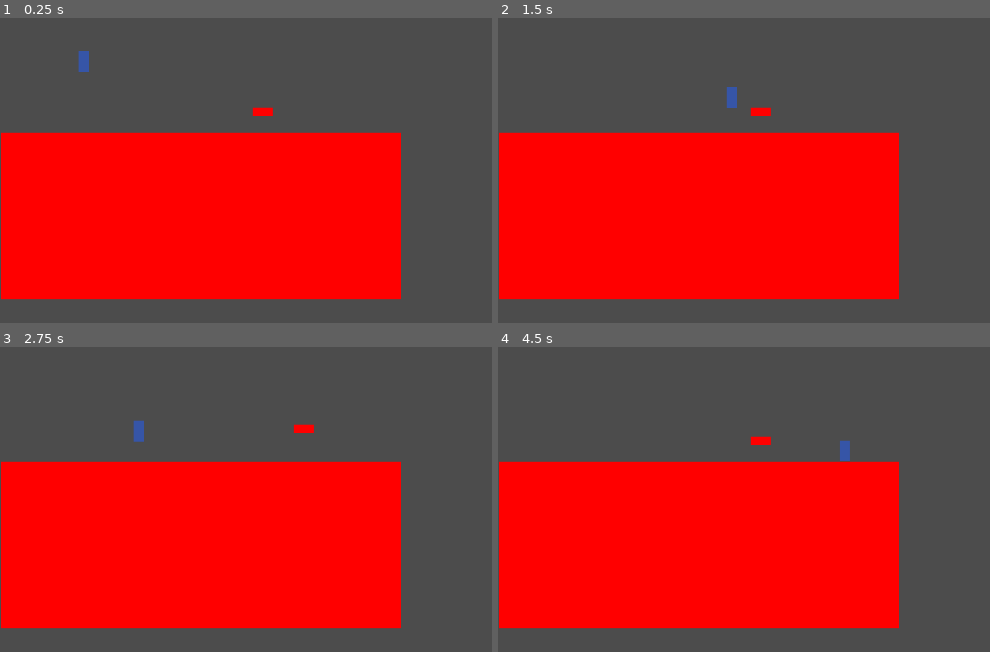
Above: before the commit, frames 1-4 (two rows, left to right).
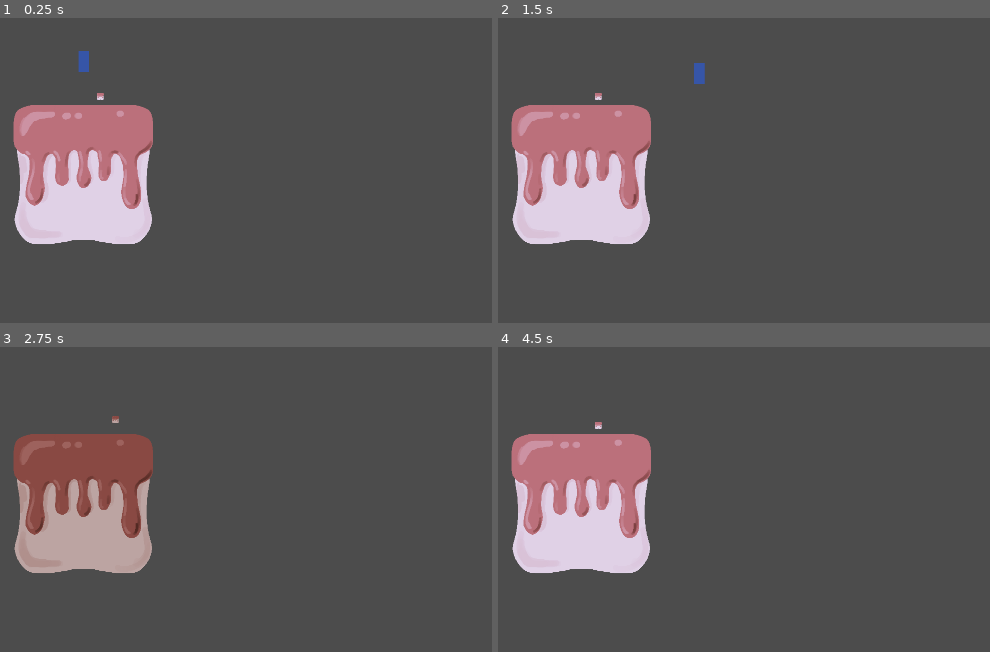
Above: after the commit, the same moments.

Repository: tactical-fluke/MoonJam2022.1
Game: Godot game, scene res://TestScene.tscn
Same seed, same stepped clock (60 frames per second), same inputs: the game is played once before the commit and once after it. The project has no main scene, so this scene is started directly.
Inputs:
- Up to frame 1 (0.25 s): no input
- Up to frame 2 (1.5 s): tap Enter at 0.5 s; hold D (walk_right) from 0.53 s (still down); tap X (switch_plane) at 0.6, 1.35 s; tap W (jump) at 0.77 s
- Up to frame 3 (2.75 s): tap W (jump) at 1.52 s; tap Space at 2 s; release D (walk_right) at 2.03 s; hold Left (walk_left) from 2.03 s (still down); tap X (switch_plane) at 2.1 s
- Up to frame 4 (4.5 s): release Left (walk_left) at 2.78 s; hold D (walk_right) 2.78-4.28 s; tap X (switch_plane) at 2.85, 3.6, 4.35 s; tap W (jump) at 3.02, 3.77 s; tap Enter at 4.25 s; hold Left (walk_left) from 4.28 s (still down)

The runs differ from the first frame. In frame 1, 47% of the frame differs, in the area x 0-82%, y 24-93%; in frame 2, 48%, in the area x 0-82%, y 14-93%; in frame 3, 47%; in frame 4, 48%.

Commit message:
Add tile aesthetic switching

Diff:
--- a/Platform.gd
+++ b/Platform.gd
@@ -2,26 +2,35 @@
 
 export (int, 0, 1) var enabled_plane = 0
 
-export (bool) var switchable
+export (bool) var persistent
 
 var plane_manager
 
+export (Texture) var plane_1_texture
+export (Texture) var plane_2_texture
+
 # Called when the node enters the scene tree for the first time.
 func _ready():
-	if switchable:
-		plane_manager = get_node("/root/root/PlaneManager")
-		if plane_manager != null:
-			plane_manager.connect("switched_plane", self, "_on_plane_switched")
-		else:
-			print("Could not find the PlaneManager")
+	plane_manager = get_node("/root/root/PlaneManager")
+	if plane_manager != null:
+		plane_manager.connect("switched_plane", self, "_on_plane_switched")
+	else:
+		print("Could not find the PlaneManager")
 
-		_on_plane_switched(0)
+	_on_plane_switched(0)
+	$Sprite.texture = plane_1_texture
 
 
 func _on_plane_switched(plane):
-	if plane != enabled_plane:
-		$CollisionShape2D.call_deferred("set_disabled", true)
-		hide()
+	if !persistent:
+		if plane != enabled_plane:
+			$CollisionShape2D.call_deferred("set_disabled", true)
+			hide()
+		else:
+			$CollisionShape2D.call("set_disabled", false)
+			show()
 	else:
-		$CollisionShape2D.call("set_disabled", false)
-		show()
+		if plane == 0:
+			$Sprite.texture = plane_1_texture
+		else:
+			$Sprite.texture = plane_2_texture
--- a/Platform.tscn
+++ b/Platform.tscn
@@ -1,9 +1,10 @@
-[gd_scene load_steps=3 format=2]
+[gd_scene load_steps=4 format=2]
 
 [ext_resource path="res://Platform.gd" type="Script" id=1]
+[ext_resource path="res://Tiles/tile_dark.png" type="Texture" id=2]
 
 [sub_resource type="RectangleShape2D" id=1]
-extents = Vector2( 24, 10 )
+extents = Vector2( 8, 8 )
 
 [node name="Platform" type="StaticBody2D"]
 script = ExtResource( 1 )
@@ -11,6 +12,7 @@
 [node name="CollisionShape2D" type="CollisionShape2D" parent="."]
 shape = SubResource( 1 )
 
-[node name="Polygon2D" type="Polygon2D" parent="."]
-color = Color( 1, 0, 0, 1 )
-polygon = PoolVector2Array( -24, -10, 24, -10, 24, 10, -24, 10 )
+[node name="Sprite" type="Sprite" parent="."]
+position = Vector2( -1.19209e-07, 1.0842e-19 )
+scale = Vector2( 0.007, 0.007 )
+texture = ExtResource( 2 )
--- a/TestScene.tscn
+++ b/TestScene.tscn
@@ -1,25 +1,30 @@
-[gd_scene load_steps=4 format=2]
+[gd_scene load_steps=6 format=2]
 
 [ext_resource path="res://Platform.tscn" type="PackedScene" id=1]
 [ext_resource path="res://Player.tscn" type="PackedScene" id=2]
 [ext_resource path="res://PlaneManager.tscn" type="PackedScene" id=3]
+[ext_resource path="res://Tiles/tile_dark.png" type="Texture" id=4]
+[ext_resource path="res://Tiles/tile_light.png" type="Texture" id=5]
 
 [node name="root" type="Node2D"]
 
 [node name="PlaneManager" parent="." instance=ExtResource( 3 )]
 
 [node name="Platform" parent="." instance=ExtResource( 1 )]
-position = Vector2( 482, 513 )
+position = Vector2( 200, 415 )
 scale = Vector2( 20, 20 )
+persistent = true
+plane_1_texture = ExtResource( 5 )
+plane_2_texture = ExtResource( 4 )
 
 [node name="Player" parent="." instance=ExtResource( 2 )]
 position = Vector2( 202, 78 )
 
 [node name="Platform2" parent="." instance=ExtResource( 1 )]
-position = Vector2( 630, 264 )
-switchable = true
+position = Vector2( 241, 227 )
+plane_1_texture = ExtResource( 5 )
 
 [node name="Platform3" parent="." instance=ExtResource( 1 )]
-position = Vector2( 729, 235 )
+position = Vector2( 277, 213 )
 enabled_plane = 1
-switchable = true
+plane_1_texture = ExtResource( 4 )
Binary file added: Tiles/tile_dark.png
Not shown, added: Tiles/tile_dark.png.import
Binary file added: Tiles/tile_light.png
Not shown, added: Tiles/tile_light.png.import
